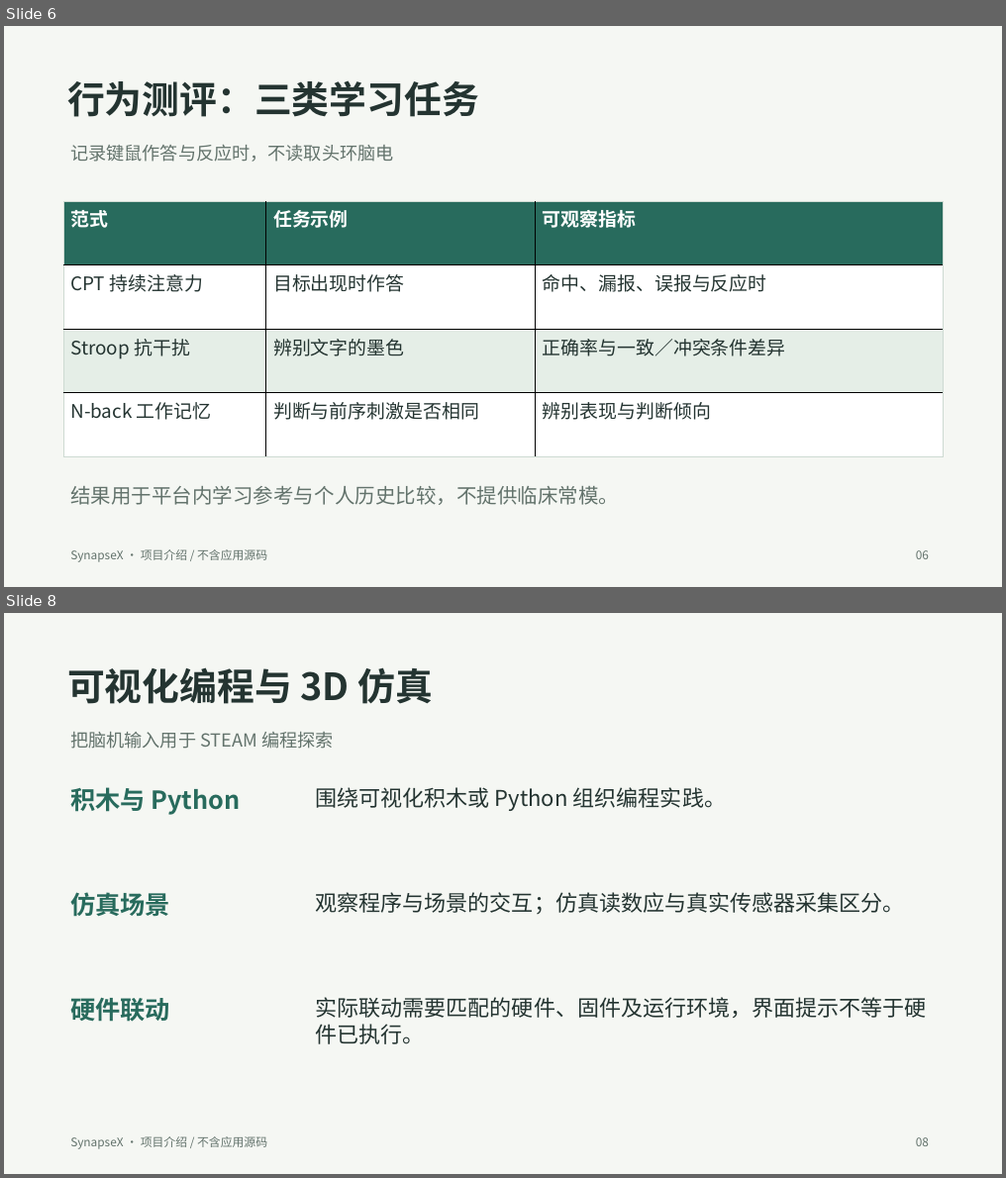
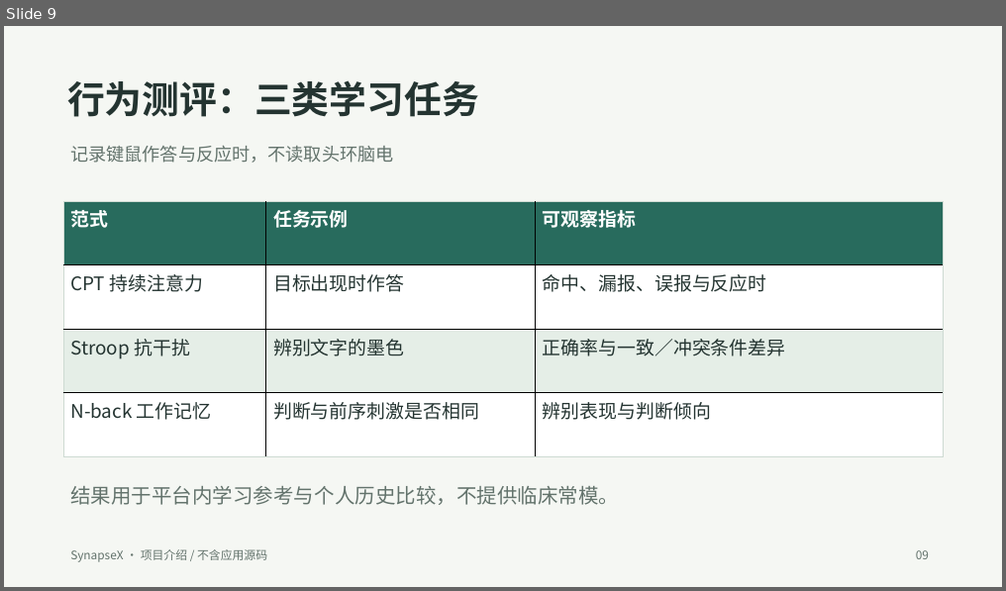
Before and after one commit to throwOctober/synapsex-bci-showcase, a slide deck: project-overview.pptx. Shown one above the other, each under a label of ours: slides 6 and 8 before the commit, slide 9 after it; the slides between them are not shown. The pictures are 1006x1178 and 1006x591 pixels, drawn with LibreOffice and Linux fonts; fonts in the diff are those of the drawing. Boxes give left, top, right and bottom in pixels: in the first picture for what was removed or moved away, otherwise in the second. Text is boxed around its words. In the diff, an @@ line names an element or a change of style, - is before the commit and + after.

```diff
--- a/project-overview.pptx
+++ b/project-overview.pptx
@@ slide 8 removed at [4, 613, 1002, 1174], background #F5F7F3 @@
@@ text removed at [67, 667, 433, 704] @@
-可视化编程与 3D 仿真
@@ text removed at [70, 732, 334, 749] @@
-把脑机输入用于 STEAM 编程探索
@@ text removed at [70, 787, 241, 815] @@
-积木与 Python
@@ text removed at [316, 787, 726, 811] @@
-围绕可视化积木或 Python 组织编程实践。
@@ text removed at [70, 892, 170, 917] @@
-仿真场景
@@ text removed at [316, 892, 905, 915] @@
-观察程序与场景的交互；仿真读数应与真实传感器采集区分。
@@ text removed at [70, 998, 170, 1022] @@
-硬件联动
@@ text removed at [316, 997, 927, 1045] @@
-实际联动需要匹配的硬件、固件及运行环境，界面提示不等于硬件已执行。
@@ text removed at [70, 1137, 267, 1150] @@
-SynapseX · 项目介绍 / 不含应用源码
@@ text removed at [916, 1138, 929, 1147] @@
-08
@@ what was slide 6 is now slide 9 @@
@@ slide 9 changed as well @@
@@ text at [916, 551, 929, 560]: text changed @@
-06
+09
```
Also in this commit, not shown: 4 other slides changed, 7 slides added, 6 other slides removed, 3 other files.
